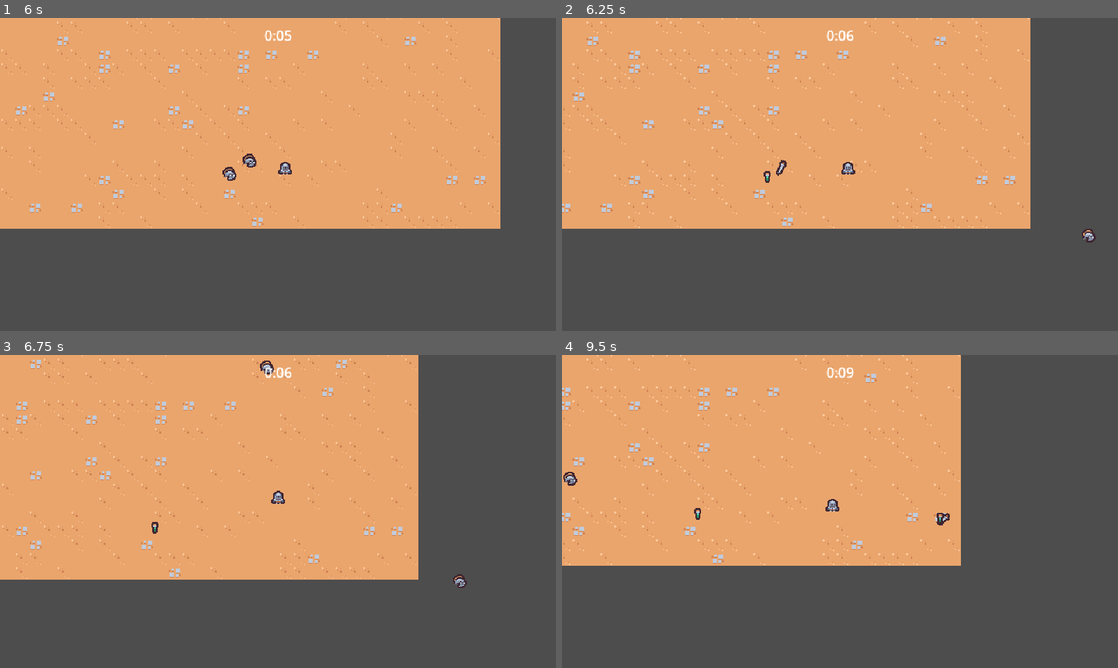
Above: before the commit, frames 1-4 (two rows, left to right).
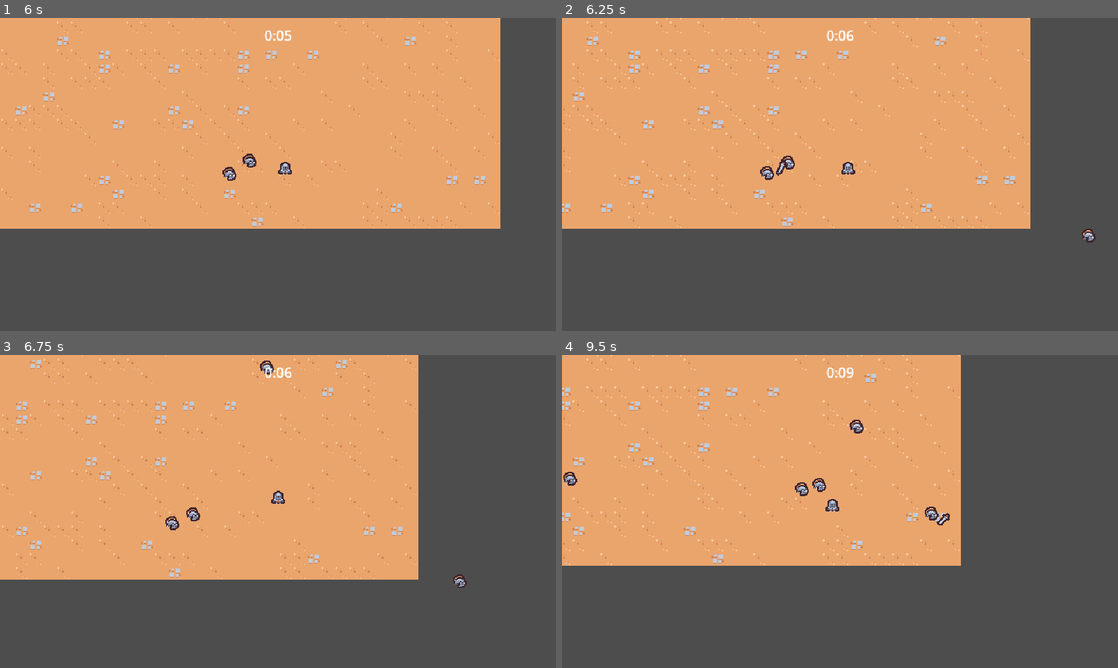
Above: after the commit, the same moments.

Repository: emyasnikov/2d-survivor-course
Game: Godot game, scene res://scenes/main/main.tscn
Same seed, same stepped clock (60 frames per second), same inputs: the game is played once before the commit and once after it.
Inputs:
- Up to frame 1 (6 s): hold D (move_right) 0.53-1.28 s; hold S (move_down) 1.28-2.03 s; hold D (move_right) 2.03-2.78 s; hold W (move_up) 2.78-3.53 s; hold A (move_left) 3.53-5.03 s; hold S (move_down) 5.03-5.78 s; hold D (move_right) from 5.78 s (still down)
- Up to frame 2 (6.25 s): keep holding D (move_right)
- Up to frame 3 (6.75 s): release D (move_right) at 6.53 s; hold W (move_up) from 6.53 s (still down)
- Up to frame 4 (9.5 s): release W (move_up) at 7.28 s; hold D (move_right) 7.28-8.03 s; hold S (move_down) 8.03-8.78 s; hold A (move_left) from 8.78 s (still down)

Frame 1 is identical in both runs. In frame 2, 0.1% of the frame differs, in the area x 35-42%, y 44-53%; in frame 3, 0.2%; in frame 4, 0.4%, in the area x 23-69%, y 20-54%.

Commit message:
Added hurtbox component.

Diff:
--- a/scenes/basic_enemy/basic_enemy.tscn
+++ b/scenes/basic_enemy/basic_enemy.tscn
@@ -1,11 +1,12 @@
-[gd_scene load_steps=7 format=3 uid="uid://cofu5vmxw61ny"]
+[gd_scene load_steps=8 format=3 uid="uid://cofu5vmxw61ny"]
 
 [ext_resource type="Texture2D" uid="uid://dlaicmp72vpj0" path="res://scenes/basic_enemy/basic_enemy.png" id="1_5f5kx"]
 [ext_resource type="Script" path="res://scenes/basic_enemy/basic_enemy.gd" id="1_k2sut"]
 [ext_resource type="PackedScene" uid="uid://qvn6uhbkfu0x" path="res://scenes/components/health_component/health_component.tscn" id="2_nrufa"]
 [ext_resource type="PackedScene" uid="uid://betvhfvbslvnj" path="res://scenes/components/vial_drop_component/vial_drop_component.tscn" id="3_2ms81"]
+[ext_resource type="PackedScene" uid="uid://cw2jx6mgurfih" path="res://scenes/components/hurtbox_component/hurtbox_component.tscn" id="4_ecffd"]
 
-[sub_resource type="CircleShape2D" id="CircleShape2D_4eqyr"]
+[sub_resource type="CircleShape2D" id="CircleShape2D_h3g8g"]
 radius = 12.0
 
 [sub_resource type="CircleShape2D" id="CircleShape2D_hasd6"]
@@ -22,13 +23,11 @@
 [node name="VialDropComponent" parent="." node_paths=PackedStringArray("health_component") instance=ExtResource("3_2ms81")]
 health_component = NodePath("../HealthComponent")
 
-[node name="Area2D" type="Area2D" parent="."]
-collision_layer = 0
-collision_mask = 4
+[node name="HurtboxComponent" parent="." instance=ExtResource("4_ecffd")]
 
-[node name="CollisionShape2D" type="CollisionShape2D" parent="Area2D"]
+[node name="CollisionShape2D" type="CollisionShape2D" parent="HurtboxComponent"]
 position = Vector2(0, -5)
-shape = SubResource("CircleShape2D_4eqyr")
+shape = SubResource("CircleShape2D_h3g8g")
 
 [node name="Sprite2D" type="Sprite2D" parent="."]
 texture = ExtResource("1_5f5kx")
@@ -37,5 +36,3 @@
 [node name="CollisionShape2D" type="CollisionShape2D" parent="."]
 position = Vector2(0, -5)
 shape = SubResource("CircleShape2D_hasd6")
-
-[connection signal="area_entered" from="Area2D" to="." method="_on_area_2d_area_entered"]
--- /dev/null
+++ b/scenes/components/hurtbox_component/hurtbox_component.tscn
@@ -0,0 +1,5 @@
+[gd_scene format=3 uid="uid://cw2jx6mgurfih"]
+
+[node name="HurtboxComponent" type="Area2D"]
+collision_layer = 0
+collision_mask = 4
